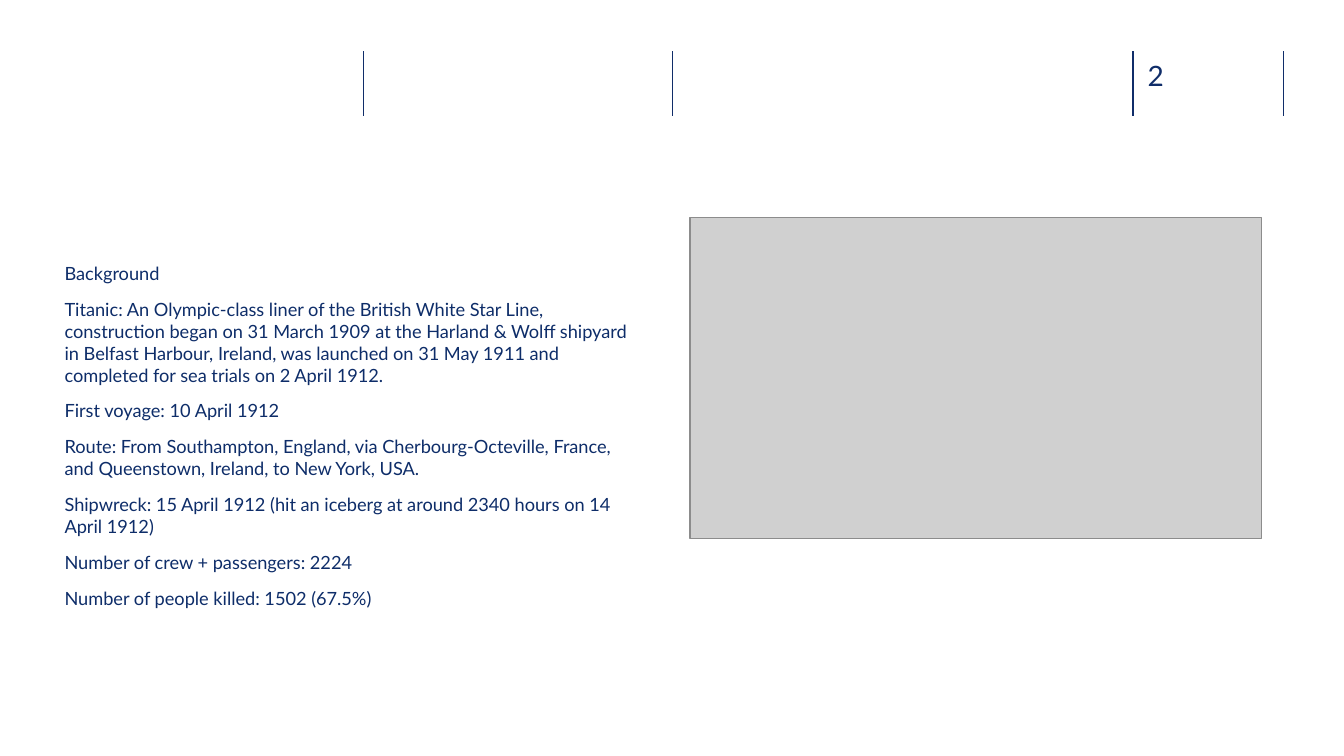
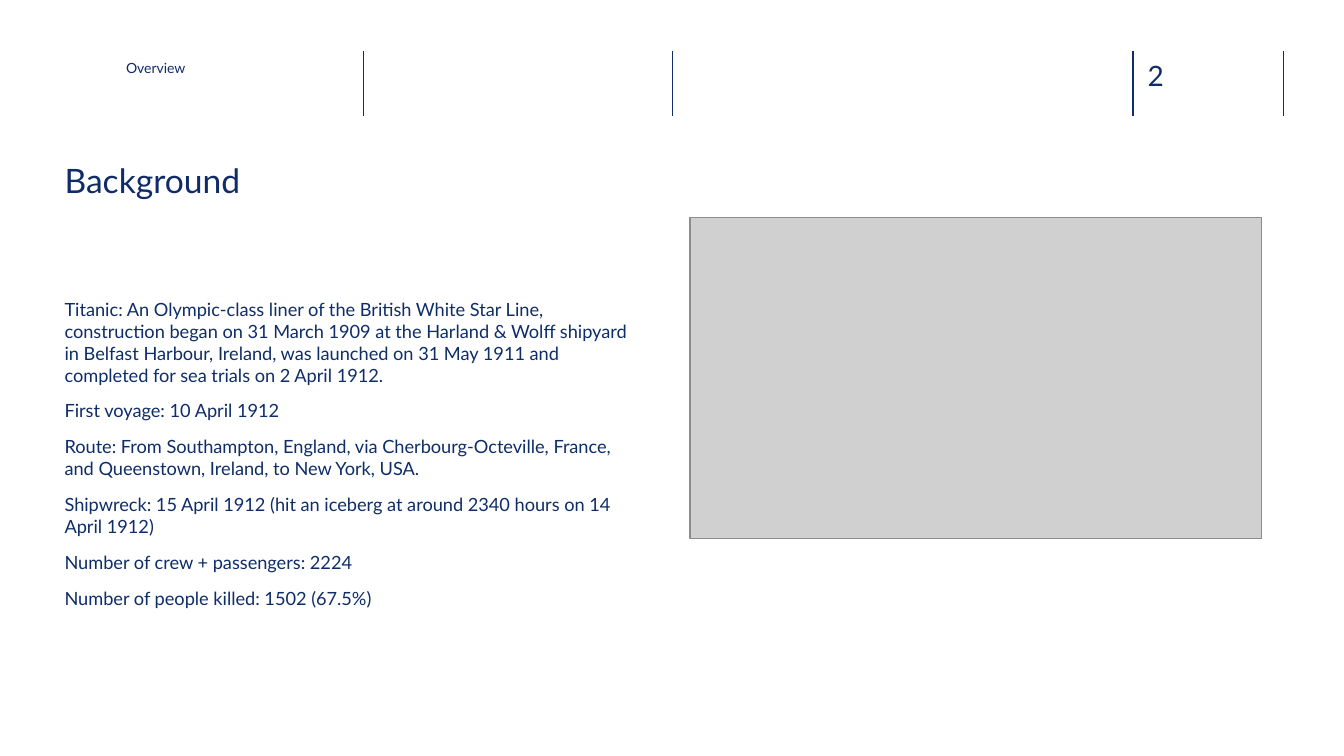
Before and after one commit to zuoxu3310/LazyFCA, a slide deck: slide 2 of Project Report on OSDA.pptx. Drawn at 1344x756 pixels with LibreOffice and Linux fonts; fonts in the diff are those of the drawing; grey boxes stand for pictures; background and template pictures are left out. Boxes give left, top, right and bottom in pixels: in the first picture for what was removed or moved away, otherwise in the second. Text is boxed around its words. In the diff, an @@ line names an element or a change of style, - is before the commit and + after.

```diff
--- a/Project Report on OSDA.pptx
+++ b/Project Report on OSDA.pptx
@@ text added at box(126, 63, 185, 73), 10 pt, text #0F2C68 @@
+Overview
@@ title added at box(65, 168, 241, 199), 24 pt, text #0F2C68 @@
+Background
@@ text at box(65, 266, 160, 284): paragraph removed @@
-Background
```
Also in this commit, not shown: 6 other slides changed, 8 slides added, 1 slide removed, 1 other file.
